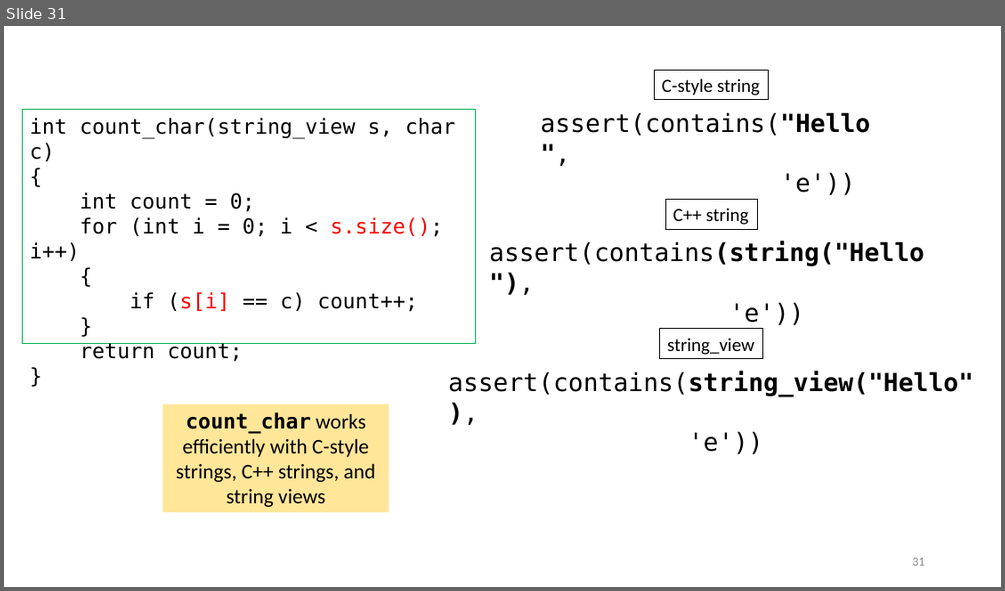
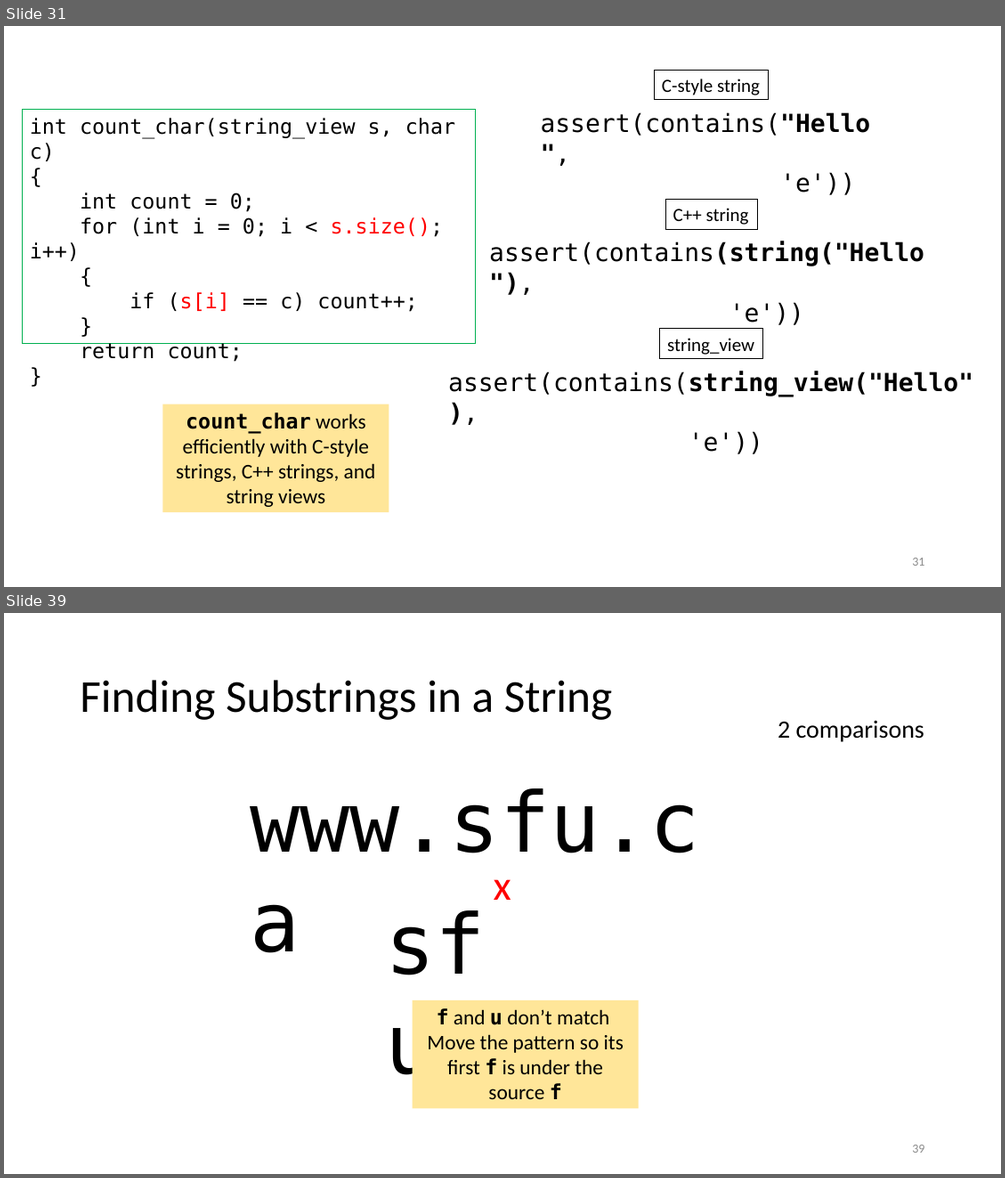
Before and after one commit to tjd1234/cmpt225summer2023, a slide deck: lecture_notes/week12/week12_strings.pptx. Shown one above the other, each under a label of ours: slide 31 before the commit, slides 31 and 39 after it; the slides between them are not shown. The pictures are 1005x591 and 1005x1178 pixels, drawn with LibreOffice and Linux fonts; fonts in the diff are those of the drawing. Boxes give left, top, right and bottom in pixels: in the first picture for what was removed or moved away, otherwise in the second. Text is boxed around its words. In the diff, an @@ line names an element or a change of style, - is before the commit and + after.

```diff
--- a/lecture_notes/week12/week12_strings.pptx
+++ b/lecture_notes/week12/week12_strings.pptx
@@ slide 39 added at box(4, 613, 1001, 1174), background #FFFFFF @@
@@ title added at box(80, 680, 612, 720), 44 pt, text #000000 @@
+Finding Substrings in a String
@@ text added at box(777, 720, 924, 742), 24 pt, text #000000 @@
+2 comparisons
@@ text added at box(250, 788, 700, 853), 80 pt, text #000000 @@
+www.sfu.ca
@@ text added at box(494, 879, 511, 900), 40 pt, text #FF0000 @@
+x
@@ text added at box(379, 887, 532, 995), 80 pt, text #000000 @@
+sfu
@@ rectangle added at box(413, 1000, 638, 1109), fill #FFE699, 20 pt, text #000000 @@
+f and u don’t match
+Move the pattern so its first f is under the source f
@@ page number added at box(912, 1144, 924, 1152), 12 pt, text #8C8C8C @@
+39
```
Also in this commit, not shown: 2 slides changed, 19 other slides added.
